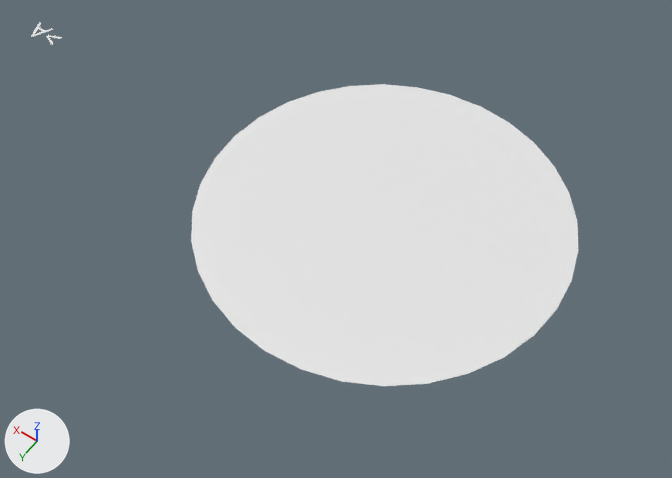
The Blender file primitives/ffled/ffled.blend: old version first, new version second.
Rendered twice from a camera (50 mm lens) standing at (-2.54, 4.25, 6.0) and looking at (0.39, 0.15, -0.44). The lights are fixed; the arrows at lower left show +X, +Y and +Z.

In view in the first picture: 'Circle.024', 'Text.045'.
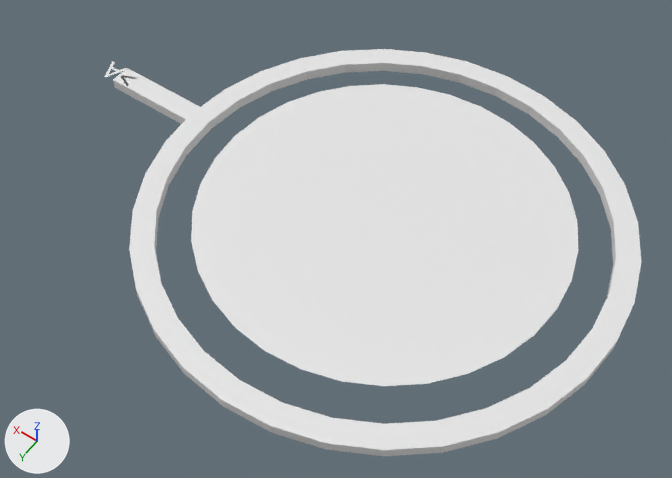
The change in detail:
Mesh me_circle is new.
It has 66 vertices, 33 faces and spans x -2.0..3.0, y -2.0..2.0, z -0.1..0.0.
Object 'Text.045' (ob_text_045) moves from (4.0, 0.0, 0.0) to (3.0, 0.0, 0.0).
Object 'Circle' (ob_circle) is new; it shows me_circle.
Its location is (0.0, 0.0, 0.0).
It gains a SOLIDIFY modifier named 'Solidify'.
Modifier setting: solidify_mode = 'NON_MANIFOLD'.
Modifier setting: thickness = 0.2.
Modifier setting: offset = 0.0.

Pixel boxes [x1, y1, x2, y2] of what changed, in the pictures (672 x 478 px):
'Circle', added
    after: [113, 49, 642, 456]
'Text.045', moved
    before: [31, 22, 62, 45]
    after: [104, 61, 137, 85]
